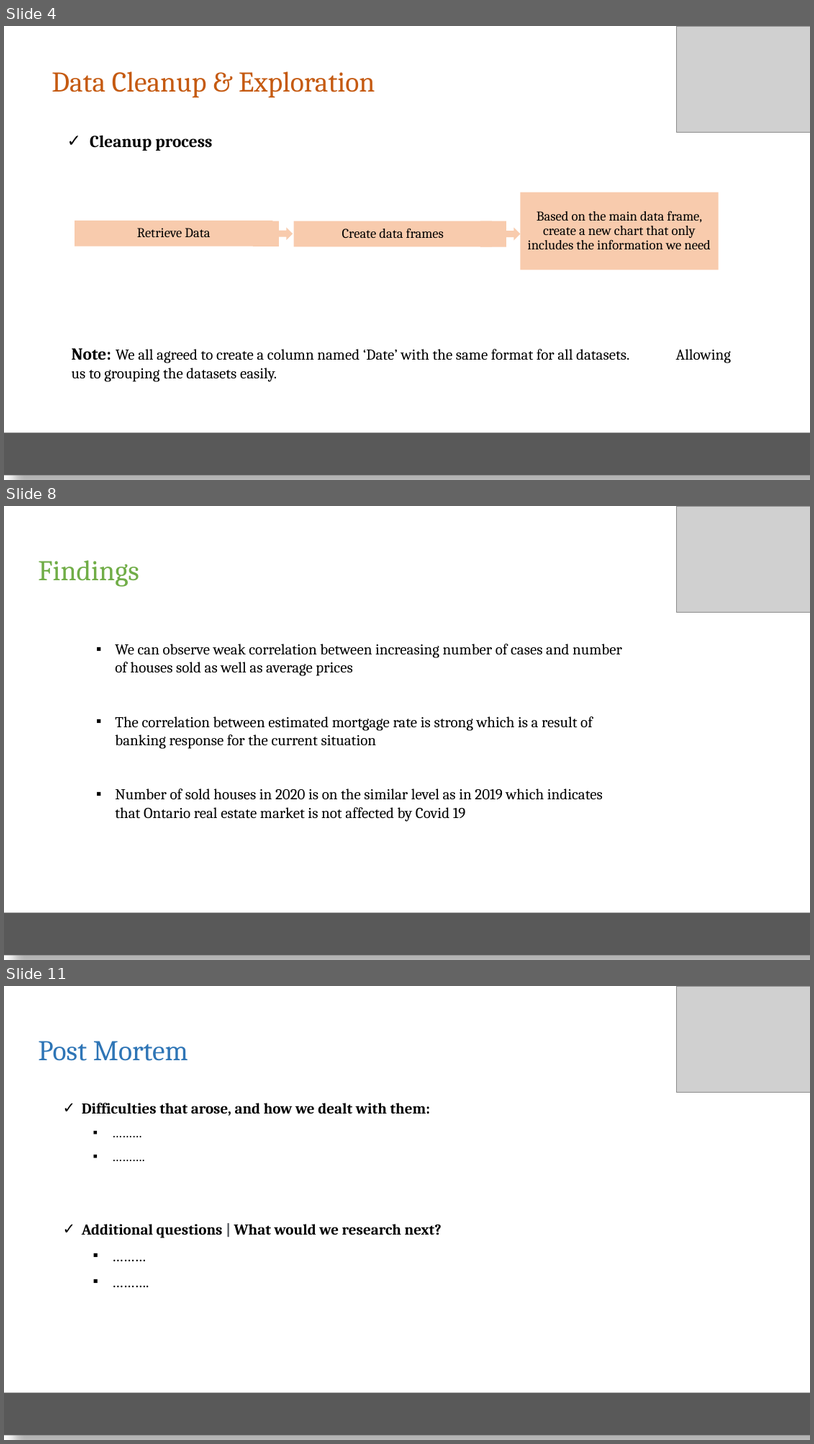
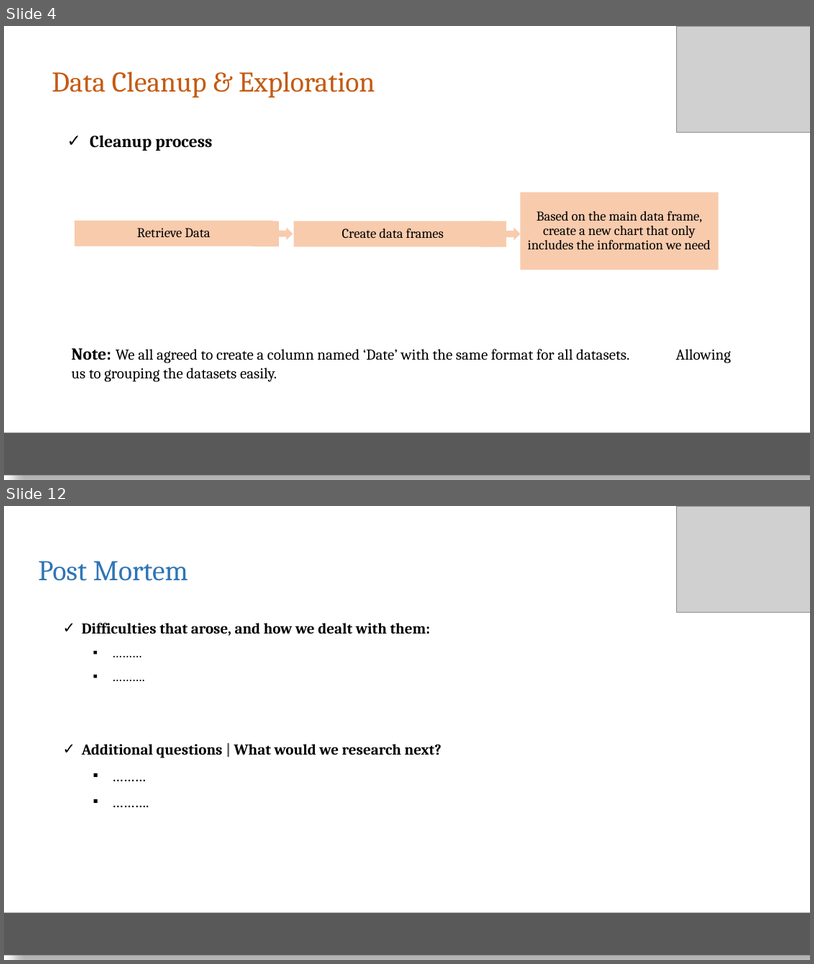
Before and after one commit to elubanska/GTA_real_estate_market, a slide deck: Presentation_proj_1/Real Estate Mkt.pptx. Shown one above the other, each under a label of ours: slides 4, 8 and 11 before the commit, slides 4 and 12 after it; the slides between them are not shown. The pictures are 814x1444 and 814x964 pixels, drawn with LibreOffice and Linux fonts; fonts in the diff are those of the drawing; grey boxes stand for pictures. Boxes give left, top, right and bottom in pixels: in the first picture for what was removed or moved away, otherwise in the second. Text is boxed around its words. In the diff, an @@ line names an element or a change of style, - is before the commit and + after.

```diff
--- a/Presentation_proj_1/Real Estate Mkt.pptx
+++ b/Presentation_proj_1/Real Estate Mkt.pptx
@@ slide 8 removed at bbox=[4, 506, 810, 960], background #FFFFFF @@
@@ picture removed at bbox=[677, 506, 810, 613] @@
@@ text removed at bbox=[38, 560, 139, 587] @@
-Findings
@@ text removed at bbox=[115, 644, 622, 821] @@
-▪ We can observe weak correlation between increasing number of cases and number of houses sold as well as average prices
-▪ The correlation between estimated mortgage rate is strong which is a result of banking response for the current situation
-▪ Number of sold houses in 2020 is on the similar level as in 2019 which indicates that Ontario real estate market is not affected by Covid 19
@@ rectangle removed at bbox=[4, 913, 810, 955] @@
@@ what was slide 11 is now slide 12 @@
```
Also in this commit, not shown: 2 slides changed, 6 slides added, 5 other slides removed, 2 other files.
